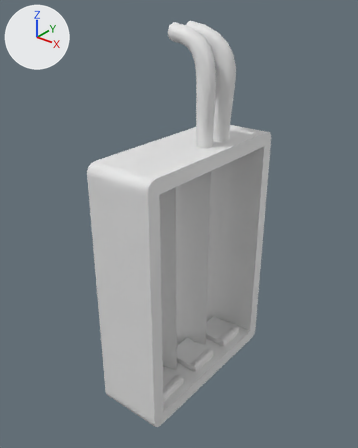
Two versions of the FBX model Assets/Models/FuseBox/M_FuseBox.fbx, one commit apart.
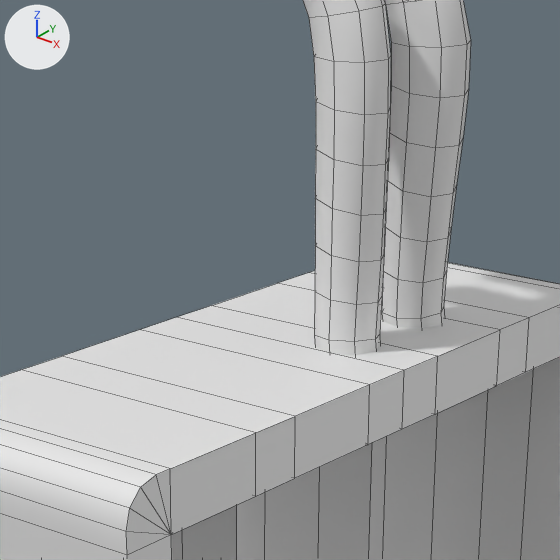
Old and new are each drawn whole from a 50 mm camera at (0.663, -0.887, 0.938) aimed at (-0.033, -0.016, 0.398) and again close up on the part from 32% to 72% of the width and 13% to 45% of the height. The axes (+X, +Y, +Z) are drawn at upper left. The lights are the same throughout. The close-ups show mesh edges as thin lines.

Script lines for the objects in view, before the commit:
```python
me_cylinder_003 = bpy.data.meshes.new('Cylinder.003')
me_cylinder_003.from_pydata(...)  # 774 vertices, 804 faces; spans x -0.103..0.068, y -0.375..0.102, z -0.053..0.862
ob_cylinder_002 = bpy.data.objects.new('Cylinder.002', me_cylinder_003)
ob_cylinder_002.location = (0.0, 0.1364, 0.0)
```
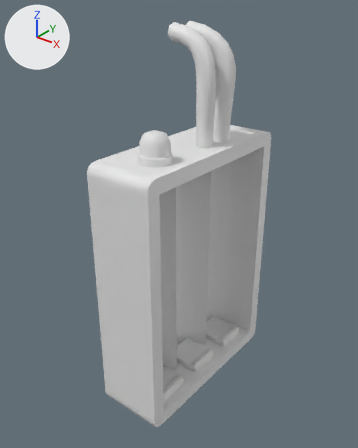
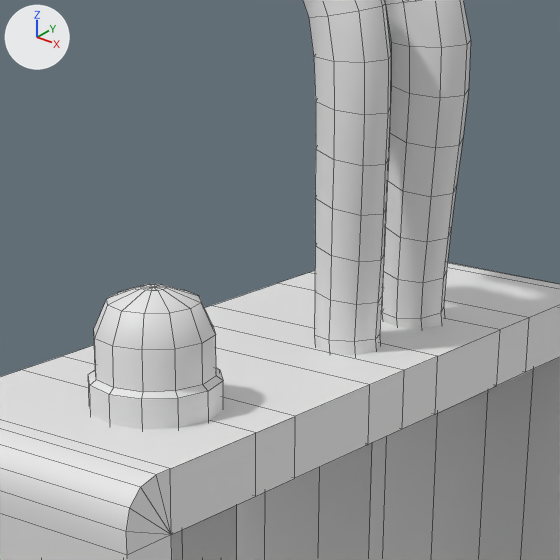
Where the newer file only moved an object's origin or applied its transform, the numbers keep the older frame.

Diff of the bpy script that builds the scene:
```diff
--- a/Assets/Models/FuseBox/M_FuseBox.fbx.py
+++ b/Assets/Models/FuseBox/M_FuseBox.fbx.py
@@ me_cylinder_003 @@
 # used by ob_cylinder_002; location = (0.0, 0.1364, 0.0)
-me_cylinder_003.from_pydata(...)  # 774 vertices, 804 faces; spans x -0.103..0.068, y -0.375..0.102, z -0.053..0.862
+me_cylinder_003.from_pydata(...)  # 847 vertices, 876 faces; spans x -0.103..0.068, y -0.375..0.102, z -0.053..0.862
+# me_cylinder_003 part 1: a new loose piece of 73 vertices spanning x -0.037..0.037, y -0.31..-0.237, z 0.598..0.666
```

What differs and where, as boxes (x1, y1, x2, y2) in the close-ups (560 x 560 px):
part 1 of me_cylinder_003, added: after (88, 284, 223, 429)
